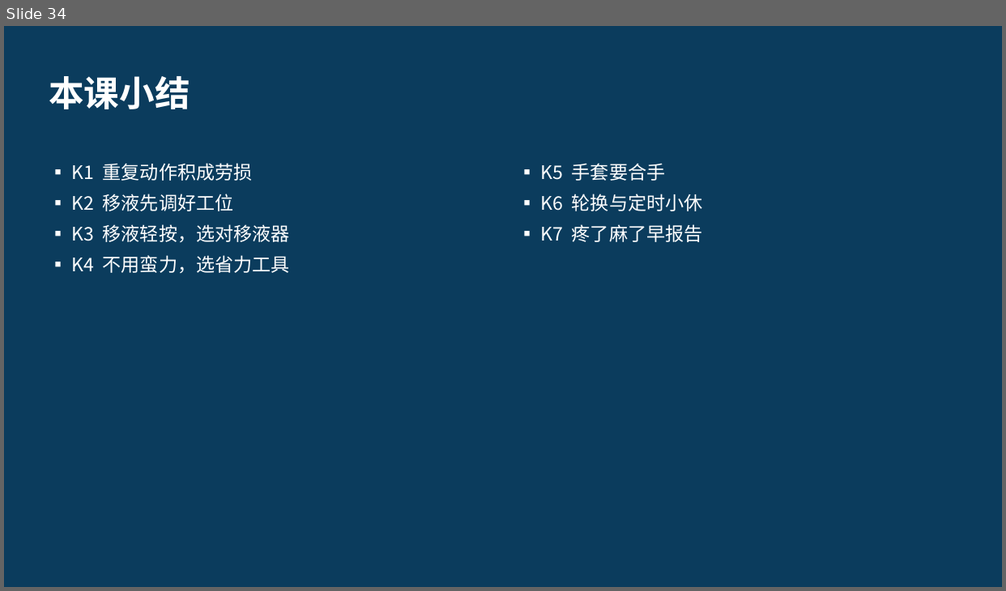
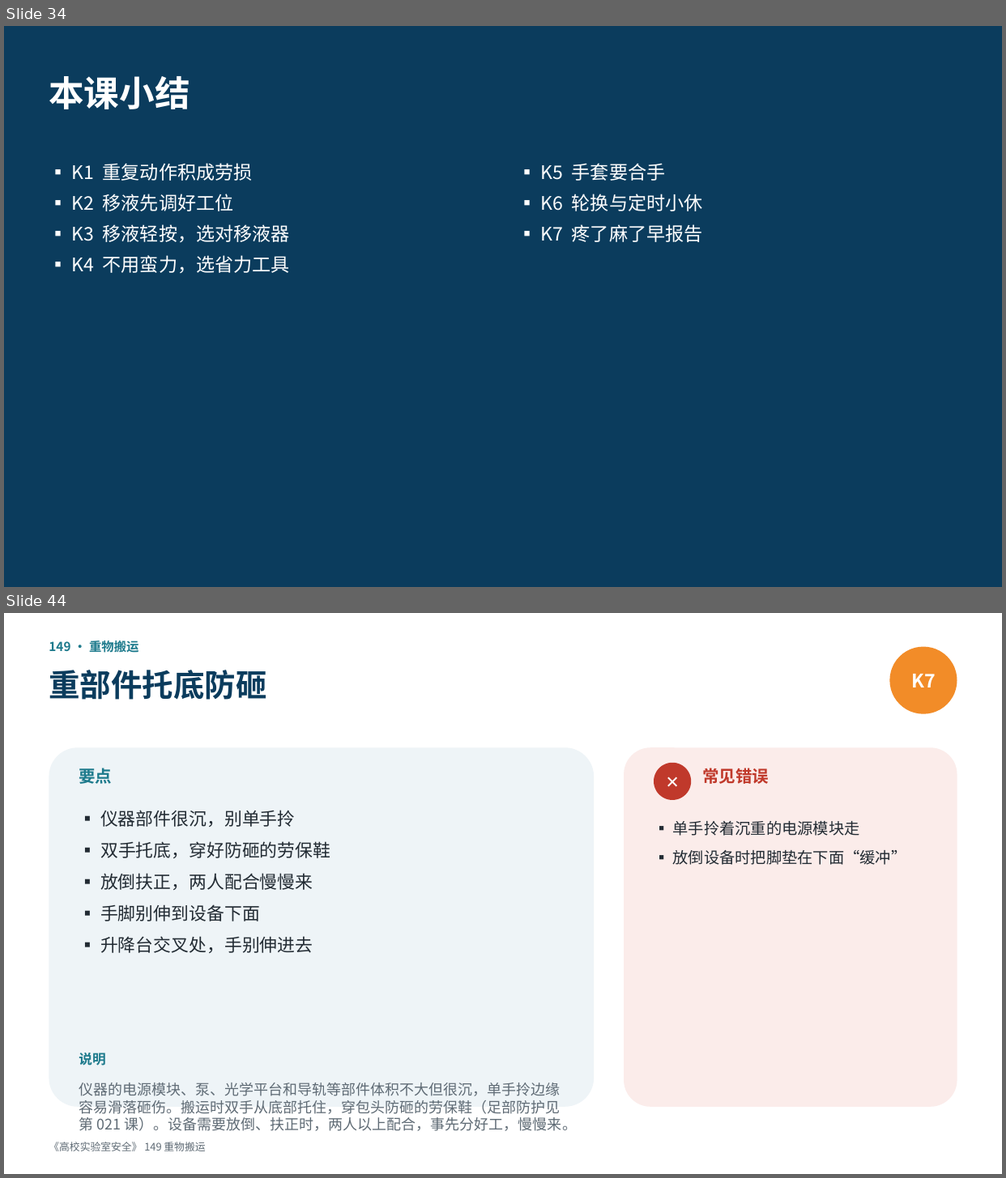
Before and after one commit to hanrongwx-max/videoyoutubo, a slide deck: course/高校实验室安全/课件/第13章_人机工效与职业健康.pptx. Shown one above the other, each under a label of ours: slide 34 before the commit, slides 34 and 44 after it; the slides between them are not shown. The pictures are 1006x591 and 1006x1178 pixels, drawn with LibreOffice and Linux fonts; fonts in the diff are those of the drawing. Boxes give left, top, right and bottom in pixels: in the first picture for what was removed or moved away, otherwise in the second. Text is boxed around its words. In the diff, an @@ line names an element or a change of style, - is before the commit and + after.

```diff
--- a/course/高校实验室安全/课件/第13章_人机工效与职业健康.pptx
+++ b/course/高校实验室安全/课件/第13章_人机工效与职业健康.pptx
@@ slide 44 added at box(4, 613, 1002, 1174), background #FFFFFF @@
@@ text added at box(49, 639, 139, 655), 12 pt, text #1D7A8C, bold @@
+149 · 重物搬运
@@ ellipse added at box(889, 647, 957, 714), fill #F28C28, 18 pt, text #FFFFFF, bold @@
+K7
@@ text added at box(49, 670, 266, 700), 30 pt, text #0B3C5D, bold @@
+重部件托底防砸
@@ rounded rectangle added at box(49, 747, 594, 1107), fill #EEF4F7 @@
@@ rounded rectangle added at box(624, 747, 957, 1107), fill #FBECEA @@
@@ text added at box(79, 768, 112, 784), 16 pt, text #1D7A8C, bold @@
+要点
@@ ellipse added at box(654, 763, 691, 800), fill #C0392B, 16 pt, text #FFFFFF, bold @@
+✕
@@ text added at box(702, 768, 769, 784), 16 pt, text #C0392B, bold @@
+常见错误
@@ text added at box(100, 810, 330, 953), 17 pt, text #222B33 @@
+▪ 仪器部件很沉，别单手拎
+▪ 双手托底，穿好防砸的劳保鞋
+▪ 放倒扶正，两人配合慢慢来
+▪ 手脚别伸到设备下面
+▪ 升降台交叉处，手别伸进去
@@ text added at box(673, 821, 907, 865), 15 pt, text #222B33 @@
+▪ 单手拎着沉重的电源模块走
+▪ 放倒设备时把脚垫在下面“缓冲”
@@ text added at box(79, 1053, 105, 1066), 13 pt, text #1D7A8C, bold @@
+说明
@@ text added at box(79, 1083, 577, 1131), 14 pt, text #5F6B75 @@
+仪器的电源模块、泵、光学平台和导轨等部件体积不大但很沉，单手拎边缘容易滑落砸伤。搬运时双手从底部托住，穿包头防砸的劳保鞋（足部防护见第 021 课）。设备需要放倒、扶正时，两人以上配合，事先分好工，慢慢来。
@@ text added at box(49, 1142, 205, 1152), 10 pt, text #5F6B75 @@
+《高校实验室安全》 149 重物搬运
```
Also in this commit, not shown: 15 other slides added, 2 other files.
